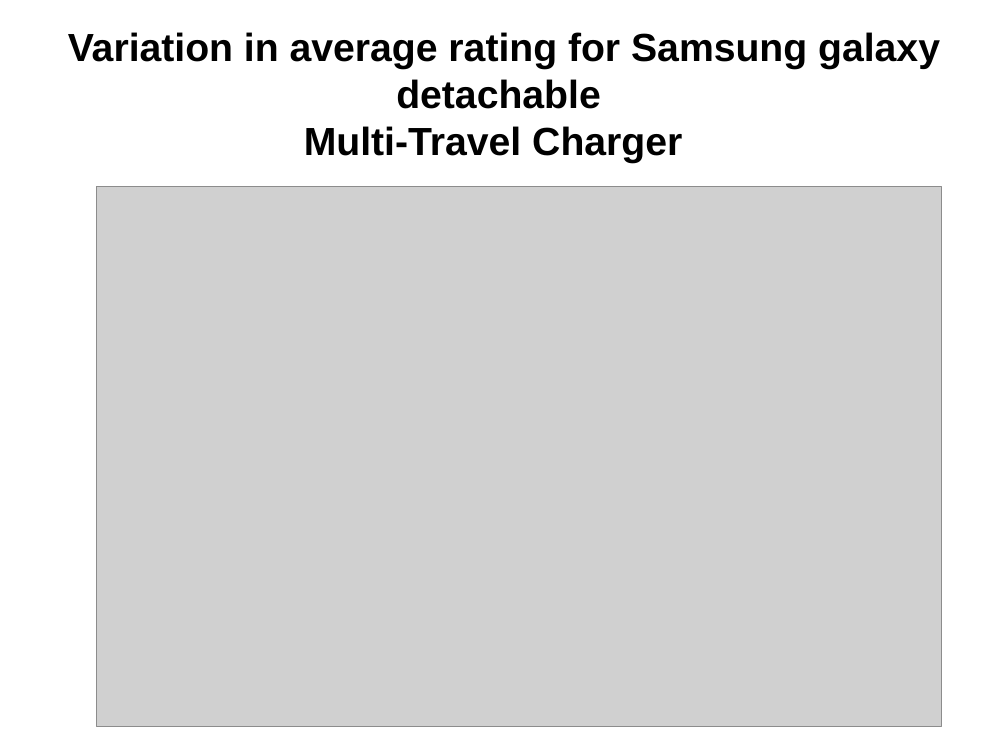
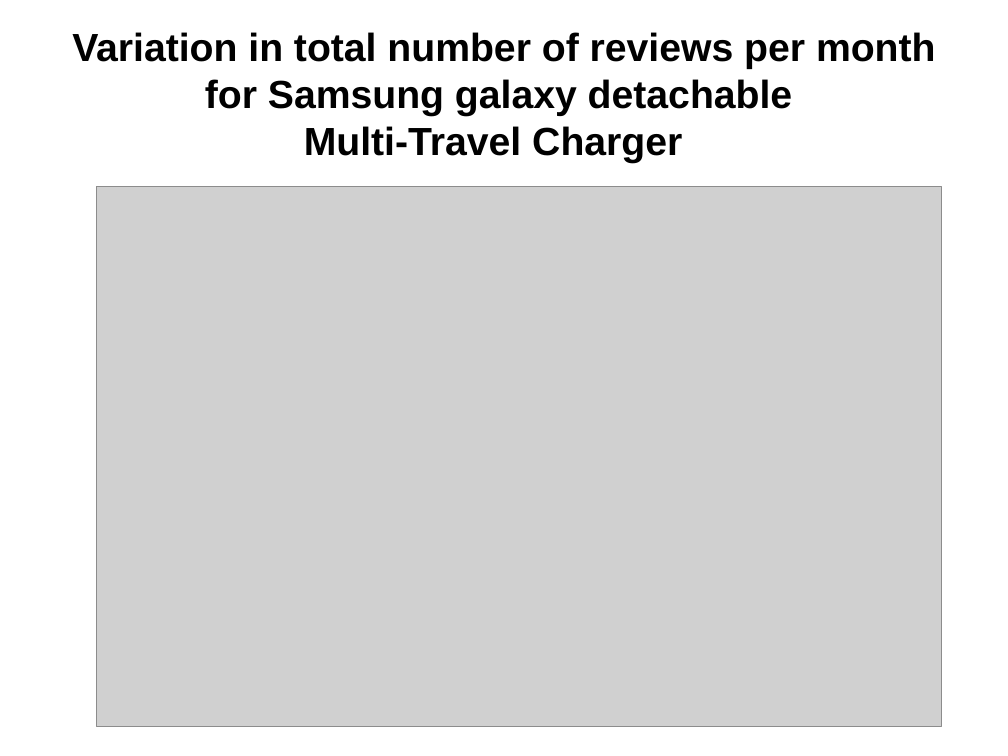
Before and after one commit to revanth83/kojak_git, a slide deck: slide 5 of Samsung_presentation_kojak.ppt. Drawn at 1008x756 pixels with LibreOffice and Linux fonts; fonts in the diff are those of the drawing; grey boxes stand for pictures. Boxes give left, top, right and bottom in pixels: in the first picture for what was removed or moved away, otherwise in the second. Text is boxed around its words. In the diff, an @@ line names an element or a change of style, - is before the commit and + after.

```diff
--- a/Samsung_presentation_kojak.ppt
+++ b/Samsung_presentation_kojak.ppt
@@ title at [72, 32, 936, 163]: text changed @@
-Variation in average rating for Samsung galaxy detachable
-Multi-Travel Charger
+Variation in total number of reviews per month for Samsung galaxy detachable
+Multi-Travel Charger
```
Also in this commit, not shown: 3 other slides changed.
